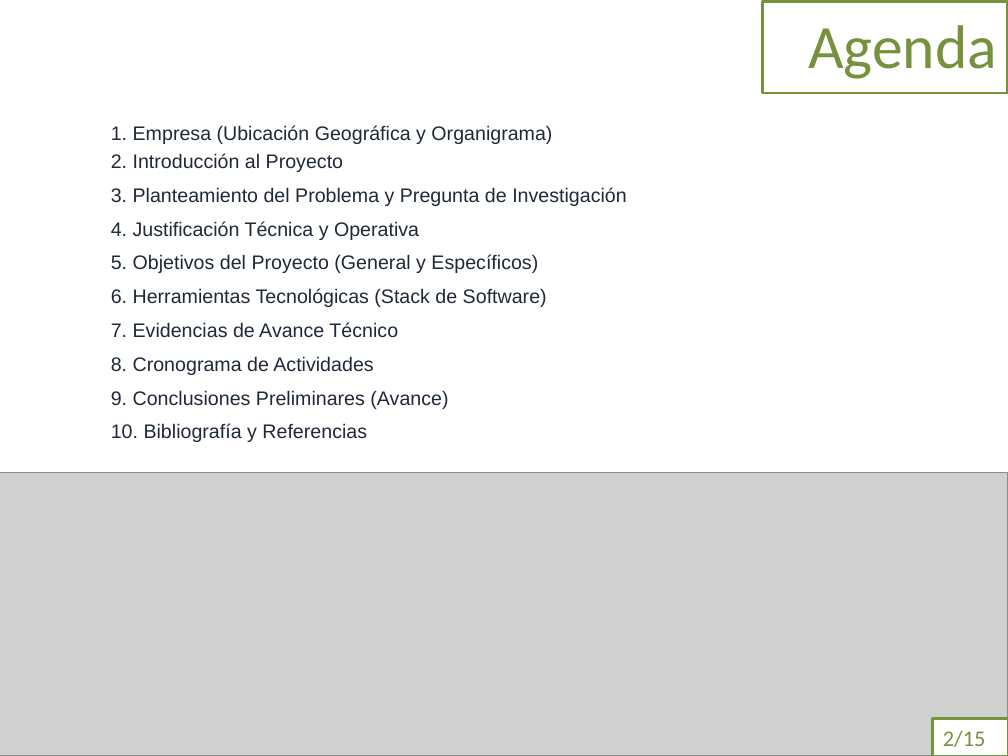
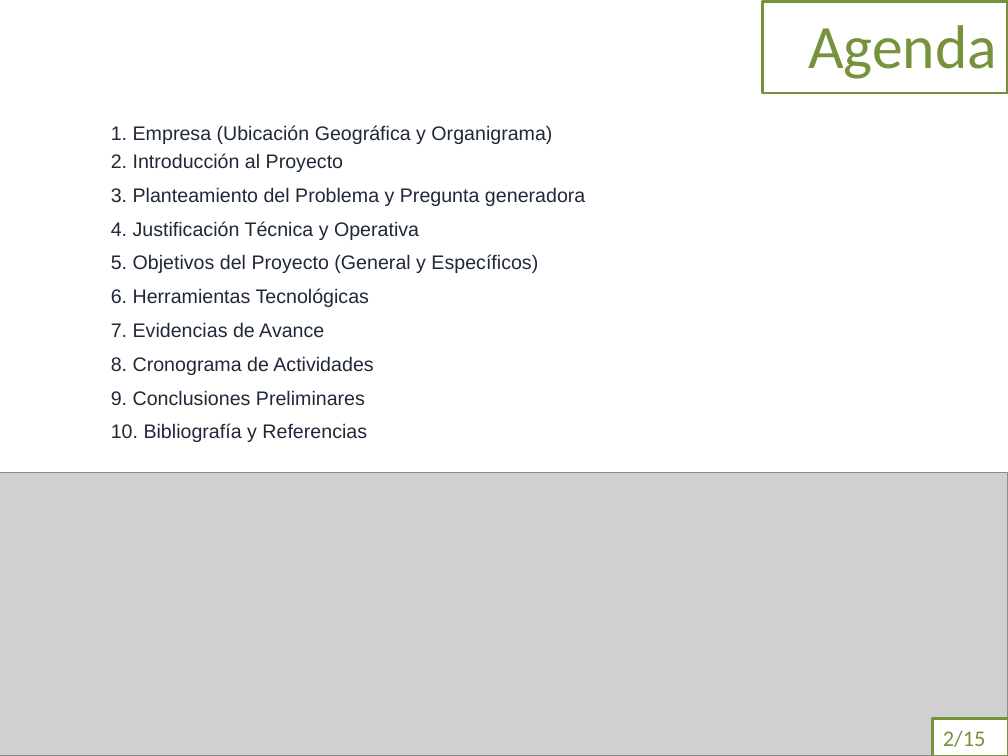
Before and after one commit to mauricionlz2018-tech/Redes-GPON-FTTx, a slide deck: slide 2 of docs/PRESENTACION_AVANCE_RESIDENCIA_GPON_FINAL.pptx. Drawn at 1008x756 pixels with LibreOffice and Linux fonts; fonts in the diff are those of the drawing; grey boxes stand for pictures. Boxes give left, top, right and bottom in pixels: in the first picture for what was removed or moved away, otherwise in the second. Text is boxed around its words. In the diff, an @@ line names an element or a change of style, - is before the commit and + after.

```diff
--- a/docs/PRESENTACION_AVANCE_RESIDENCIA_GPON_FINAL.pptx
+++ b/docs/PRESENTACION_AVANCE_RESIDENCIA_GPON_FINAL.pptx
@@ text at (x1=111, y1=187, x2=585, y2=206): text changed @@
-3. Planteamiento del Problema y Pregunta de Investigación
+3. Planteamiento del Problema y Pregunta generadora
@@ text at (x1=111, y1=288, x2=369, y2=337): text changed @@
-6. Herramientas Tecnológicas (Stack de Software)
-7. Evidencias de Avance Técnico
+6. Herramientas Tecnológicas
+7. Evidencias de Avance
@@ text at (x1=111, y1=390, x2=365, y2=406): text changed @@
-9. Conclusiones Preliminares (Avance)
+9. Conclusiones Preliminares
```
Also in this commit, not shown: 3 other slides changed, 4 other files.
